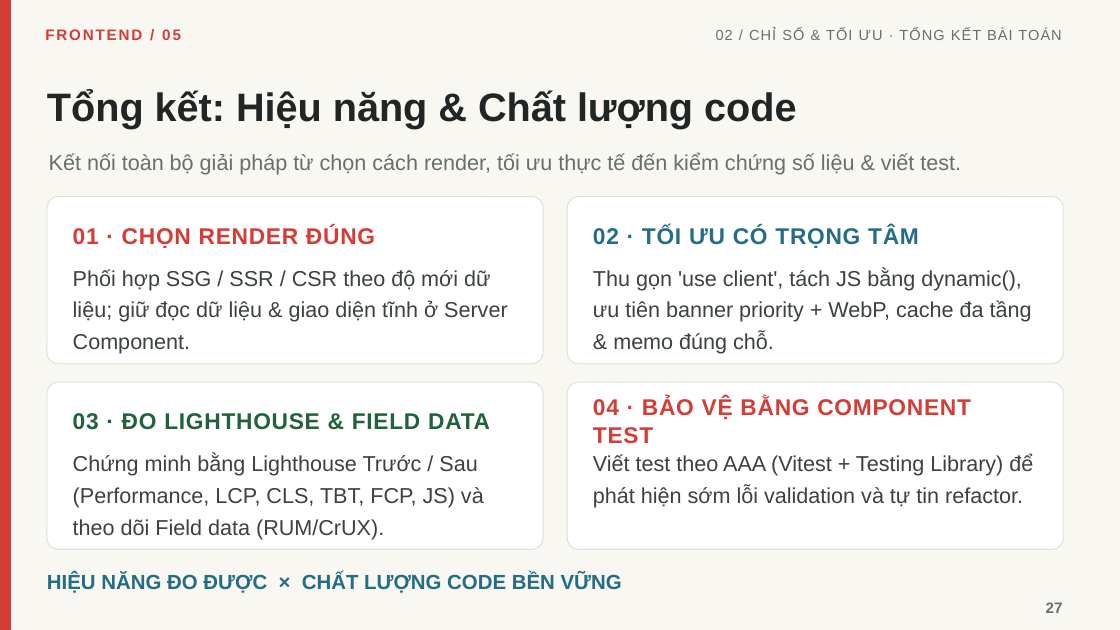
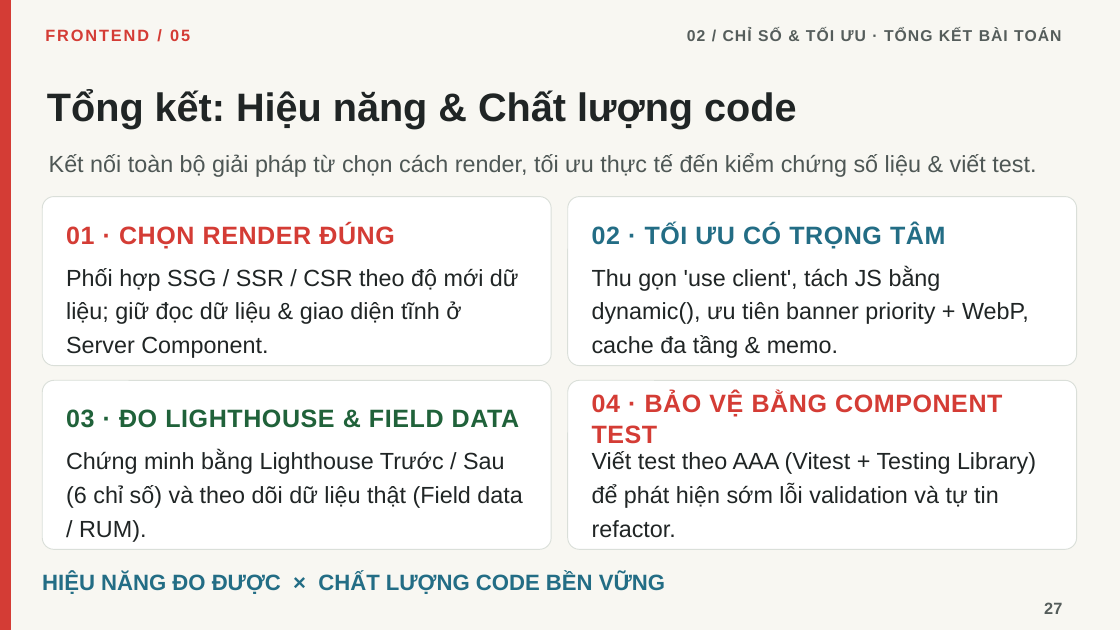
Before and after one commit to linhtn-spec/seminar-nextjs, a slide deck: slide 27 of Seminar_05_Frontend_Roadmap_Tieng_Viet_Da_Chinh_Sua.pptx. Drawn at 1120x630 pixels with LibreOffice and Linux fonts; fonts in the diff are those of the drawing. Boxes give left, top, right and bottom in pixels: in the first picture for what was removed or moved away, otherwise in the second. Text is boxed around its words. In the diff, an @@ line names an element or a change of style, - is before the commit and + after.

```diff
--- a/Seminar_05_Frontend_Roadmap_Tieng_Viet_Da_Chinh_Sua.pptx
+++ b/Seminar_05_Frontend_Roadmap_Tieng_Viet_Da_Chinh_Sua.pptx
@@ text "FRONTEND / 05" at box(45, 29, 190, 41): size 13 to 14 pt @@
@@ text "02 / CHỈ SỐ & ..." at box(687, 28, 1061, 41): size 12.5 to 13.5 pt, text colour #66706E to #555D5B, bold on @@
@@ text "Kết nối toàn bộ giải ..." at box(49, 154, 1036, 177): size 18.5 to 20 pt, text colour #66706E to #4E5755 @@
@@ rounded rectangle: place and size @@
-rounded rectangle at box(47, 197, 544, 364)
+rounded rectangle at box(42, 197, 551, 365)
@@ rounded rectangle: place and size @@
-rounded rectangle at box(567, 197, 1064, 364)
+rounded rectangle at box(568, 197, 1077, 365)
@@ text "01 · CHỌN RENDER ĐÚNG": place and size @@
-text "01 · CHỌN RENDER ĐÚNG" at box(73, 225, 375, 248)
+text "01 · CHỌN RENDER ĐÚNG" at box(66, 223, 394, 249)
@@ text "Phối hợp SSG / SSR ...": place and size @@
-text "Phối hợp SSG / SSR ..." at box(73, 269, 508, 354)
+text "Phối hợp SSG / SSR ..." at box(66, 268, 519, 358)
@@ text "Phối hợp SSG / SSR ..." at box(66, 268, 519, 358): size 18.5 to 20 pt, text colour #3B4240 to #202525; line spacing 1.22 to 1.2 @@
@@ text at box(592, 267, 1029, 358): text changed; size 18.5 to 20 pt; text colour #3B4240 to #202525 @@
-Thu gọn 'use client', tách JS bằng dynamic(), ưu tiên banner priority + WebP, cache đa tầng & memo đúng chỗ.
+Thu gọn 'use client', tách JS bằng dynamic(), ưu tiên banner priority + WebP, cache đa tầng & memo.
@@ rounded rectangle: place and size @@
-rounded rectangle at box(47, 382, 544, 549)
+rounded rectangle at box(42, 381, 551, 549)
@@ rounded rectangle: place and size @@
-rounded rectangle at box(567, 382, 1064, 549)
+rounded rectangle at box(568, 381, 1077, 549)
@@ text "03 · ĐO LIGHTHOUSE & ...": place and size @@
-text "03 · ĐO LIGHTHOUSE & ..." at box(73, 413, 490, 430)
+text "03 · ĐO LIGHTHOUSE & ..." at box(66, 409, 520, 428)
@@ size 19.5 to 21.5 pt, letter spacing 0.6 to 0.5 pt in 4 elements at box(66, 223, 394, 249), box(66, 409, 520, 428), box(592, 223, 945, 249), box(592, 391, 1002, 444) @@
@@ text "Viết test theo AAA (Vitest ..." at box(592, 451, 1036, 538): size 18.5 to 20 pt, text colour #3B4240 to #202525; line spacing 1.22 to 1.2 @@
@@ text at box(66, 451, 522, 542): text changed; size 18.5 to 20 pt; text colour #3B4240 to #202525 @@
-Chứng minh bằng Lighthouse Trước / Sau (Performance, LCP, CLS, TBT, FCP, JS) và theo dõi Field data (RUM/CrUX).
+Chứng minh bằng Lighthouse Trước / Sau (6 chỉ số) và theo dõi dữ liệu thật (Field data / RUM).
@@ text "HIỆU NĂNG ĐO ĐƯỢC × ..." at box(42, 573, 665, 594): size 17.5 to 19 pt @@
@@ text "27" at box(1044, 602, 1062, 614): size 13 to 14 pt, text colour #66706E to #555D5B @@
```
Also in this commit, not shown: 27 other slides changed, 1 other file.
